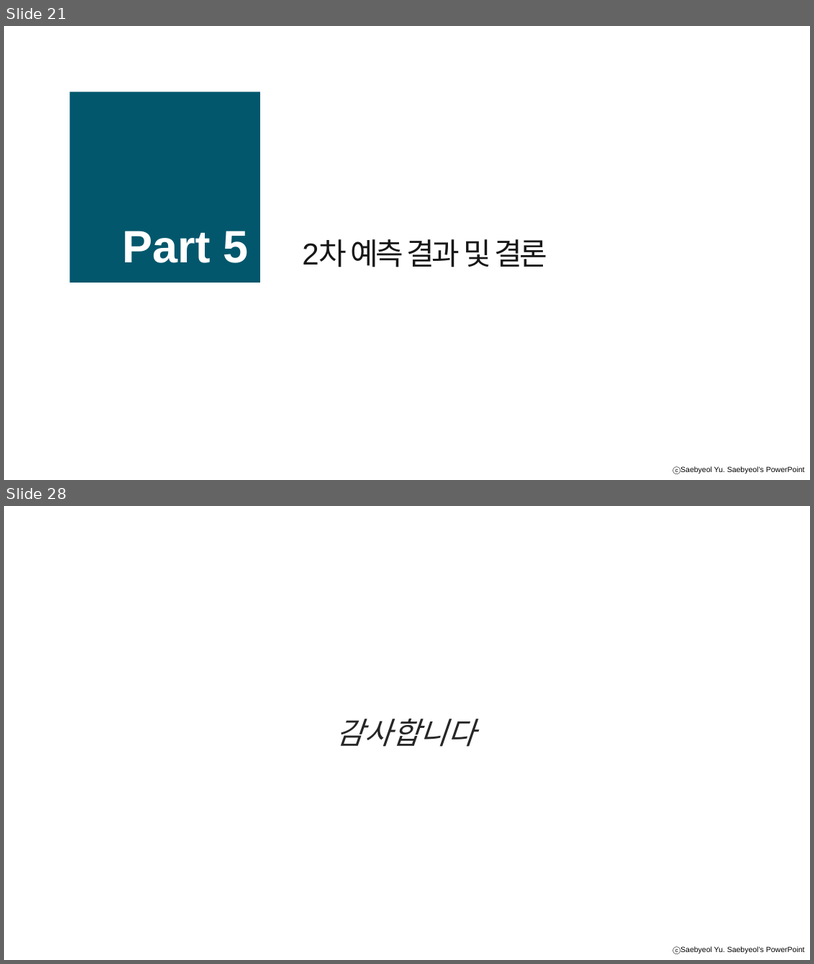
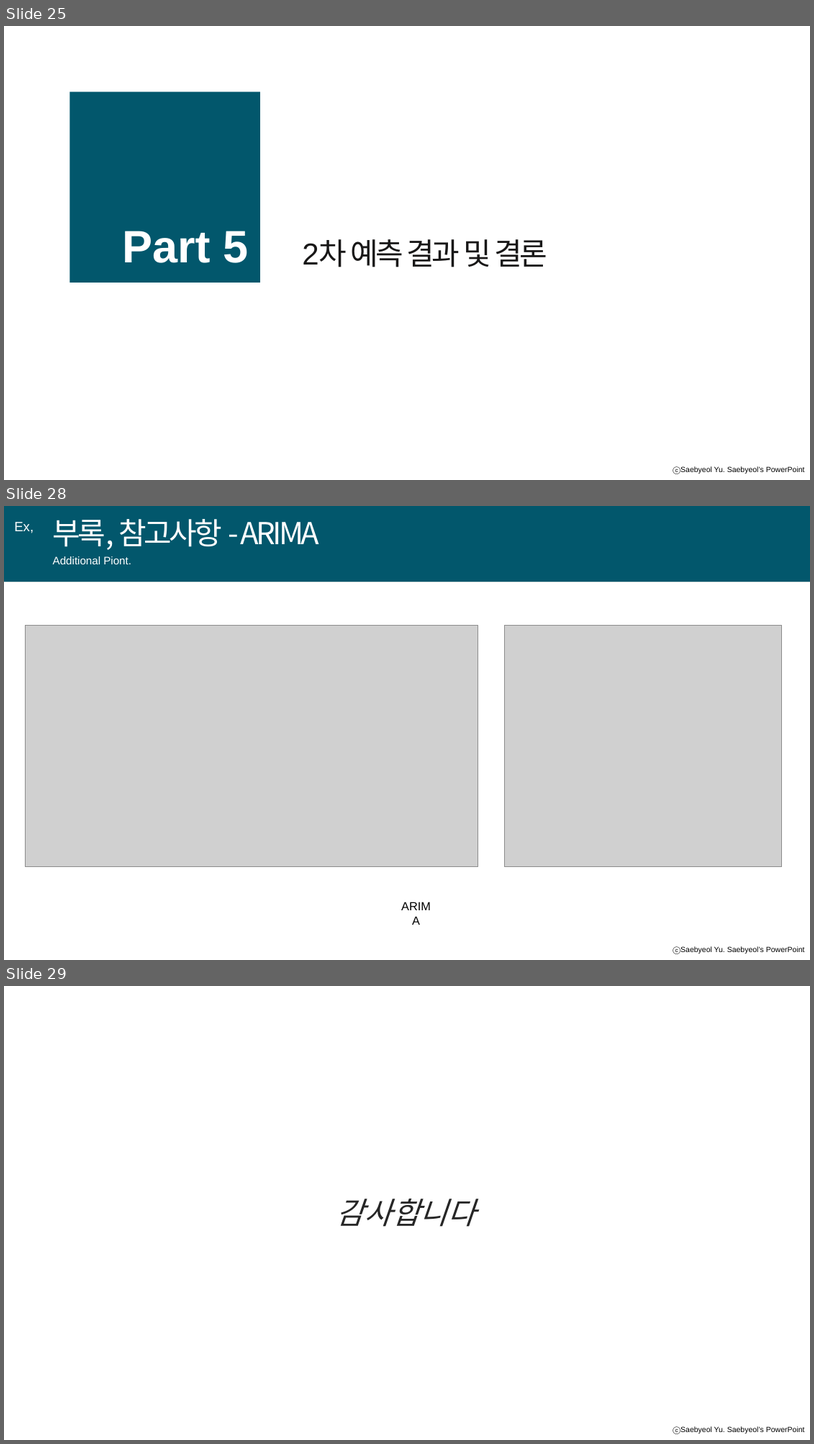
Before and after one commit to A-dongl/P3_kospi, a slide deck: 2차 발표자료.pptx. Shown one above the other, each under a label of ours: slides 21 and 28 before the commit, slides 25, 28 and 29 after it; the slides between them are not shown. The pictures are 814x964 and 814x1444 pixels, drawn with LibreOffice and Linux fonts; fonts in the diff are those of the drawing; grey boxes stand for pictures; background and template pictures are left out. Boxes give left, top, right and bottom in pixels: in the first picture for what was removed or moved away, otherwise in the second. Text is boxed around its words. In the diff, an @@ line names an element or a change of style, - is before the commit and + after.

```diff
--- a/2차 발표자료.pptx
+++ b/2차 발표자료.pptx
@@ slide 28 added at [4, 506, 810, 960], background #FFFFFF; not listed: 1 template element that a slide beside it also shows @@
@@ rectangle added at [4, 506, 810, 582], fill #02576C @@
@@ text added at [14, 522, 34, 533], 16 pt, text #FFFFFF @@
+Ex,
@@ text added at [53, 519, 319, 550], 36 pt, text #FFFFFF @@
+부록, 참고사항 - ARIMA
@@ text added at [53, 556, 131, 564], 13 pt, text #FFFFFF @@
+Additional Piont.
@@ line added from (4, 582) to (810, 582), #D9D9D9 0.5 pt @@
@@ picture added at [25, 626, 478, 867] @@
@@ picture added at [505, 626, 782, 867] @@
@@ text added at [392, 896, 441, 916], 14 pt, text #000000 @@
+ARIMA
@@ what was slide 21 is now slide 25 @@
@@ what was slide 28 is now slide 29 @@
```
Also in this commit, not shown: 11 slides changed, 9 other slides added, 11 slides removed, 1 other file.
